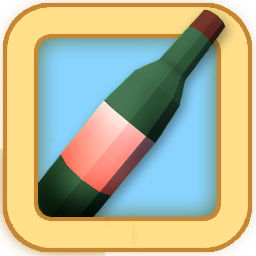
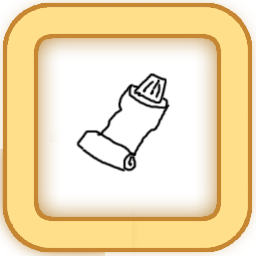
Revision of a layered 256×256 image; what changed, layer by layer:
hid "Layer 3" over [37, 9, 226, 226]
added layer "Layer 4" above "Layer 5" over [75, 72, 171, 173]
showed "BG_Selected" over [37, 25, 227, 226]